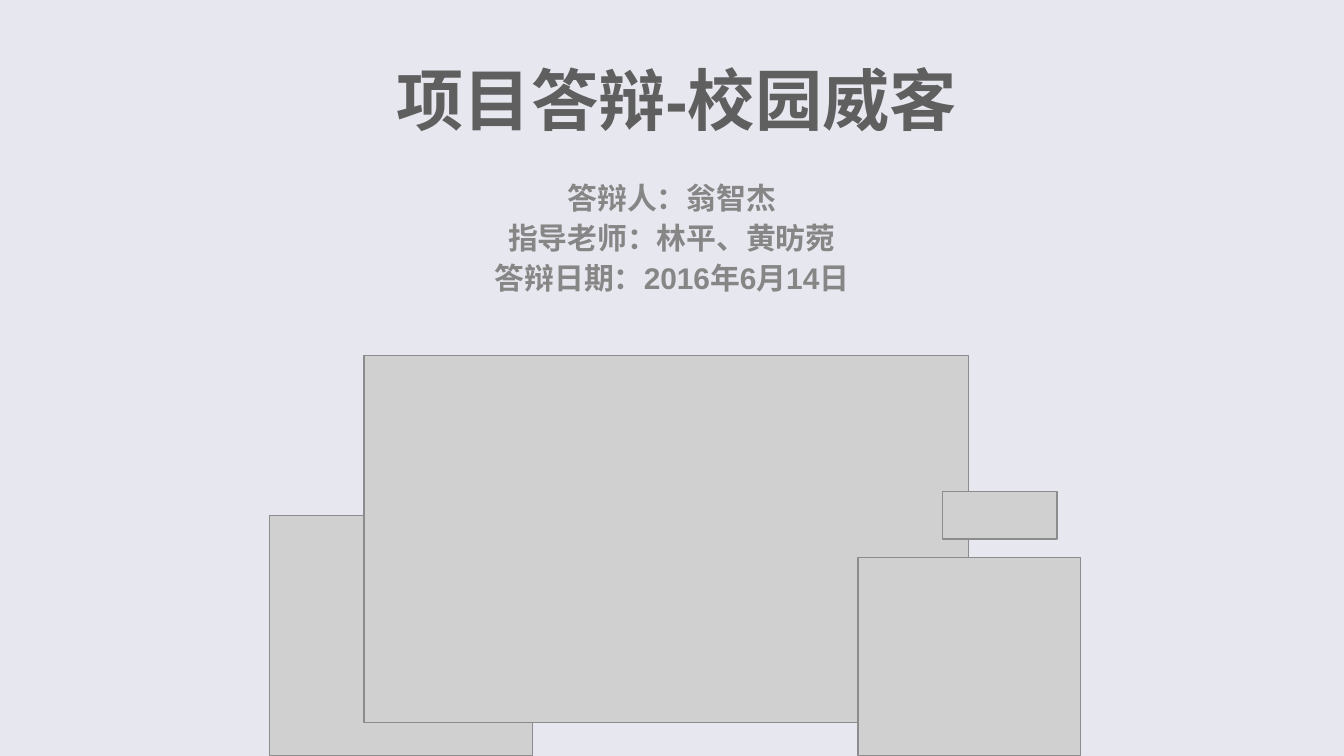
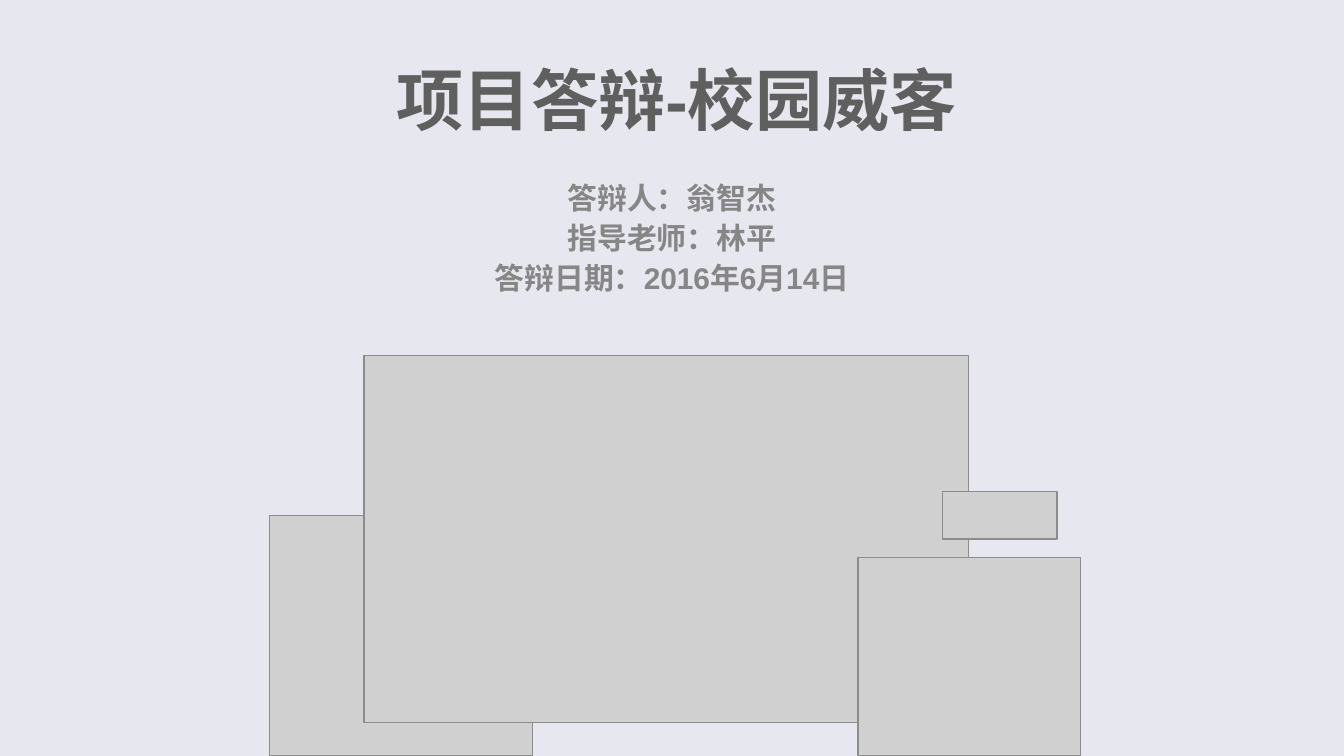
Before and after one commit to bytrix/report, a slide deck: slide 1 of 答辩.ppt. Drawn at 1344x756 pixels with LibreOffice and Linux fonts; fonts in the diff are those of the drawing; grey boxes stand for pictures. Boxes give left, top, right and bottom in pixels: in the first picture for what was removed or moved away, otherwise in the second. Text is boxed around its words. In the diff, an @@ line names an element or a change of style, - is before the commit and + after.

Commit message:
答辩稿

```diff
--- a/答辩.ppt
+++ b/答辩.ppt
@@ subtitle at [568,224,776,252]: text changed @@
-指导老师：林平、黄昉菀
+指导老师：林平
```
Also in this commit, not shown: 6 other slides changed, 1 other file.
